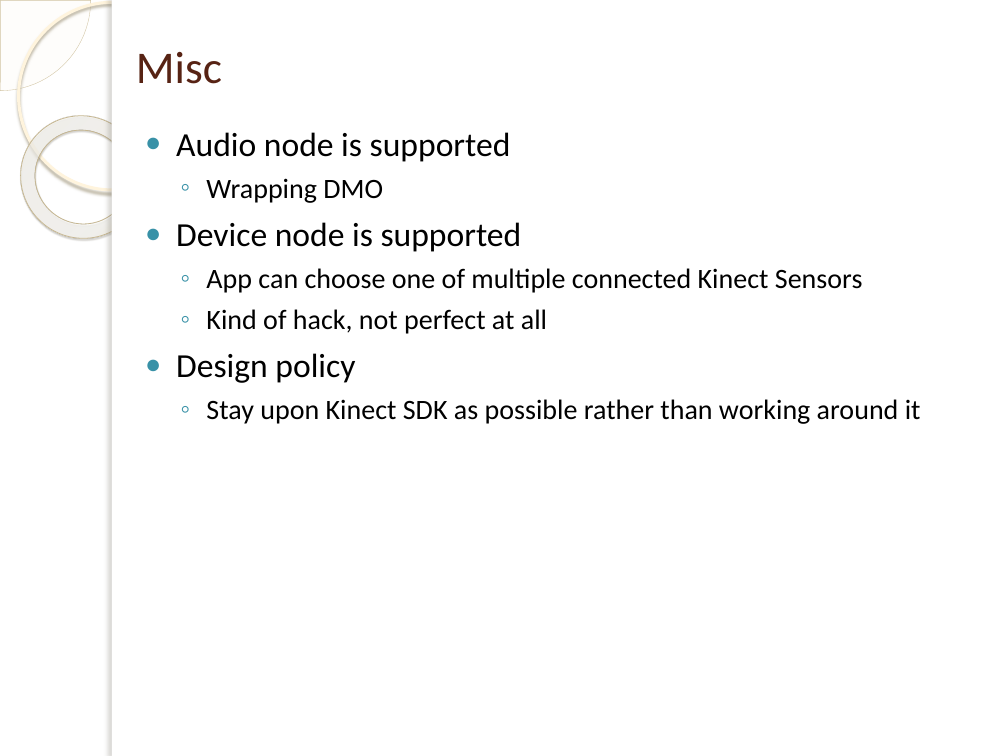
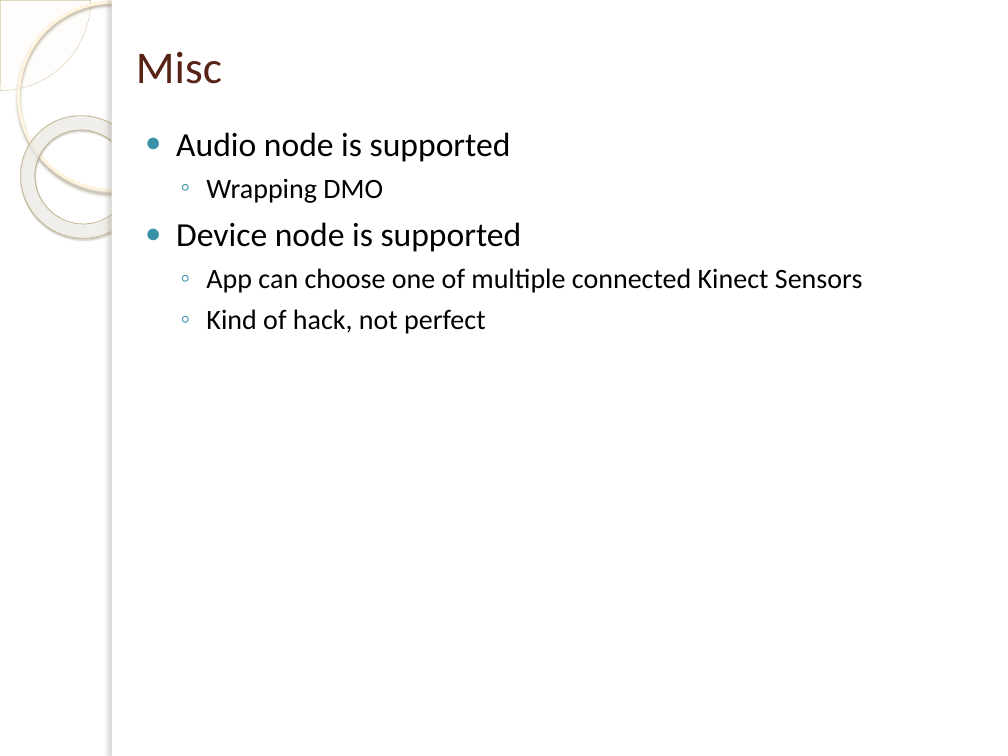
Before and after one commit to mdkus/kinect-mssdk-openni-pcl-bridge, a slide deck: slide 7 of kinect-mssdk-openni-bridge.pptx. Drawn at 1008x756 pixels with LibreOffice and Linux fonts; fonts in the diff are those of the drawing; background and template pictures are left out. Boxes give left, top, right and bottom in pixels: in the first picture for what was removed or moved away, otherwise in the second. Text is boxed around its words. In the diff, an @@ line names an element or a change of style, - is before the commit and + after.

```diff
--- a/kinect-mssdk-openni-bridge.pptx
+++ b/kinect-mssdk-openni-bridge.pptx
@@ text at <box>206,309,485,334</box>: text changed @@
-  ◦ Kind of hack, not perfect at all
-● Design policy
-  ◦ Stay upon Kinect SDK as possible rather than working around it
+  ◦ Kind of hack, not perfect
```
Also in this commit, not shown: 6 other slides changed.
